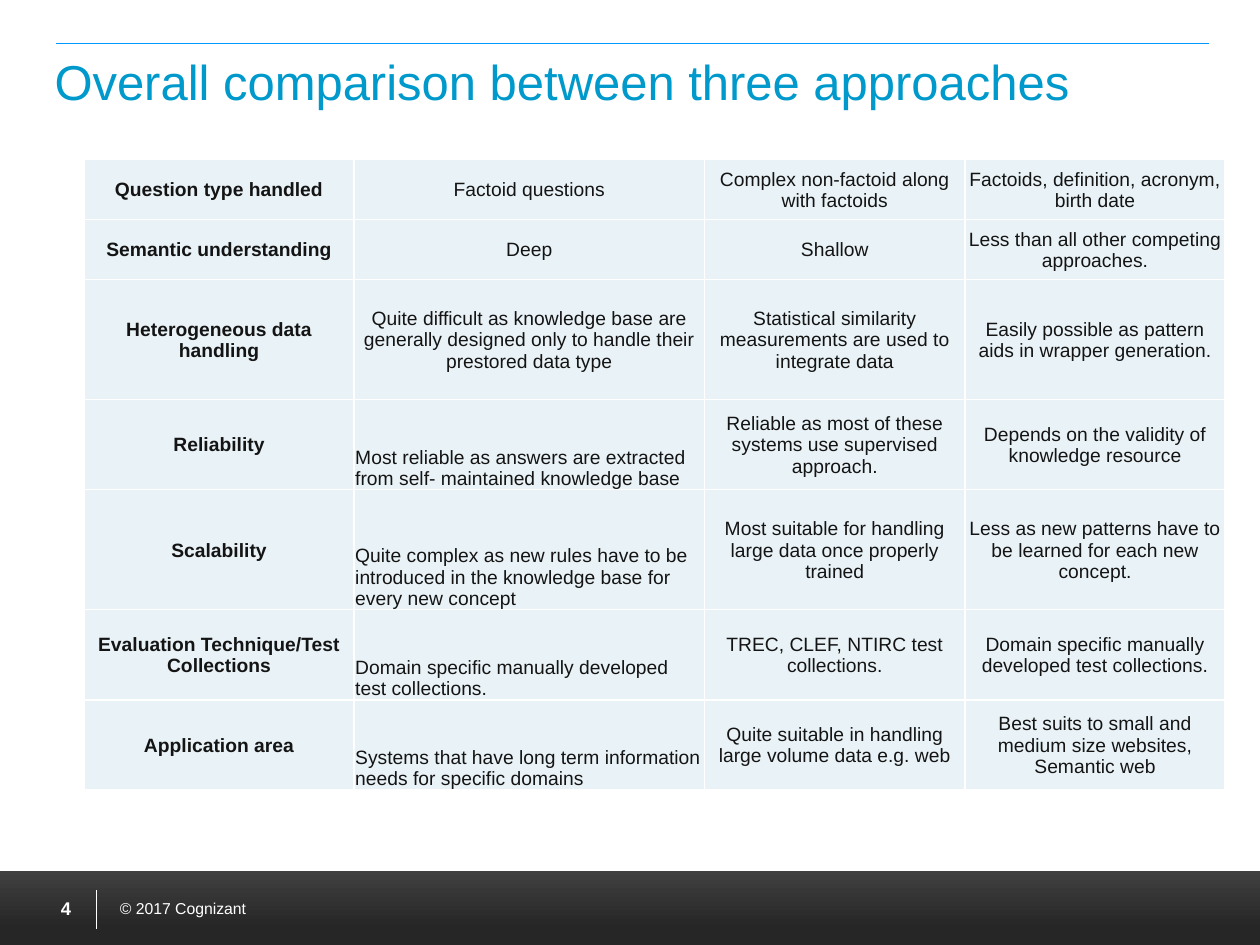
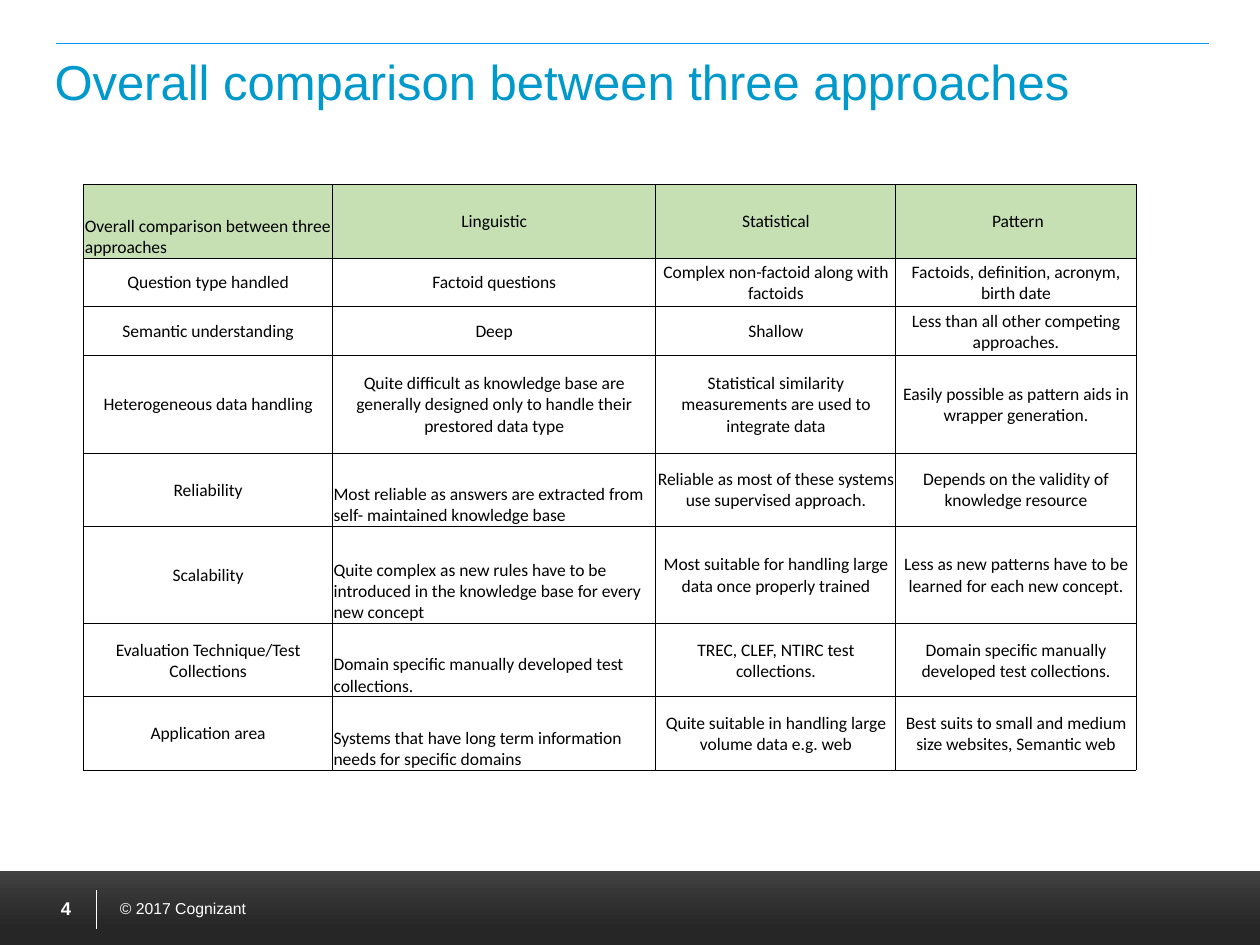
Before and after one commit to crazyapidev/opsbot, a slide deck: slide 5 of NLQA.pptx. Drawn at 1260x945 pixels with LibreOffice and Linux fonts; fonts in the diff are those of the drawing; background and template pictures are left out. Boxes give left, top, right and bottom in pixels: in the first picture for what was removed or moved away, otherwise in the second. Text is boxed around its words. In the diff, an @@ line names an element or a change of style, - is before the commit and + after.

```diff
--- a/NLQA.pptx
+++ b/NLQA.pptx
@@ table at (83,185,1137,772) @@
+row 1: Overall comparison between three approaches | Linguistic | Statistical | Pattern
@@ table: place and size @@
-table at (84,159,1226,793)
+table at (83,185,1137,772)
```
Also in this commit, not shown: 1 slide added.
